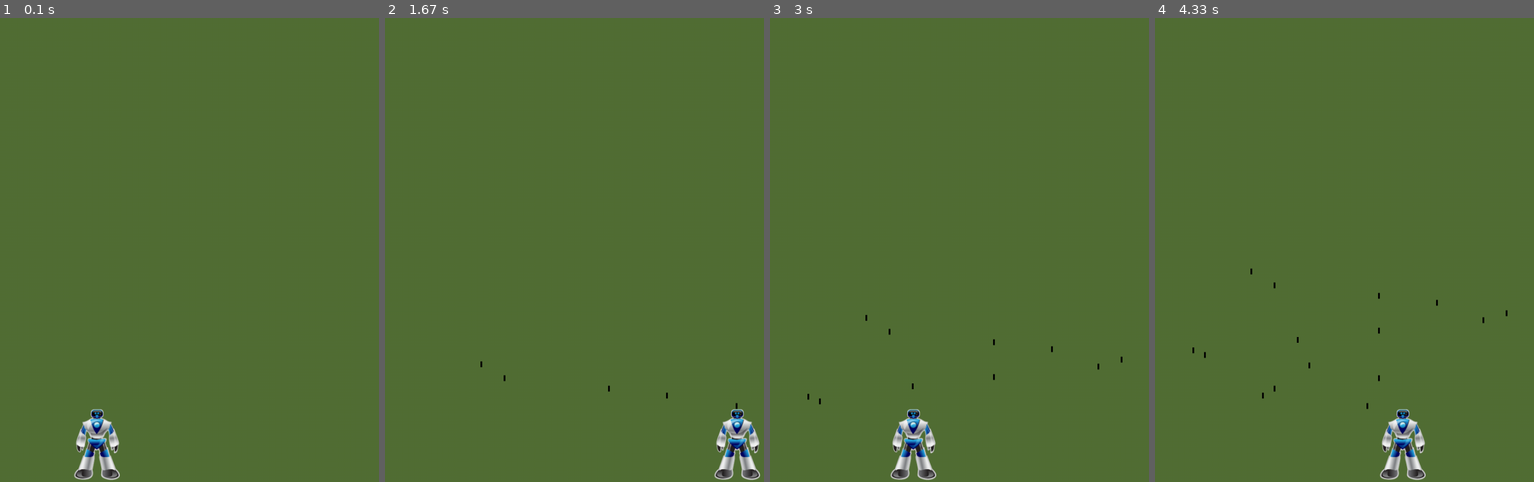
Above: before the commit, frames 1-4 (left to right).
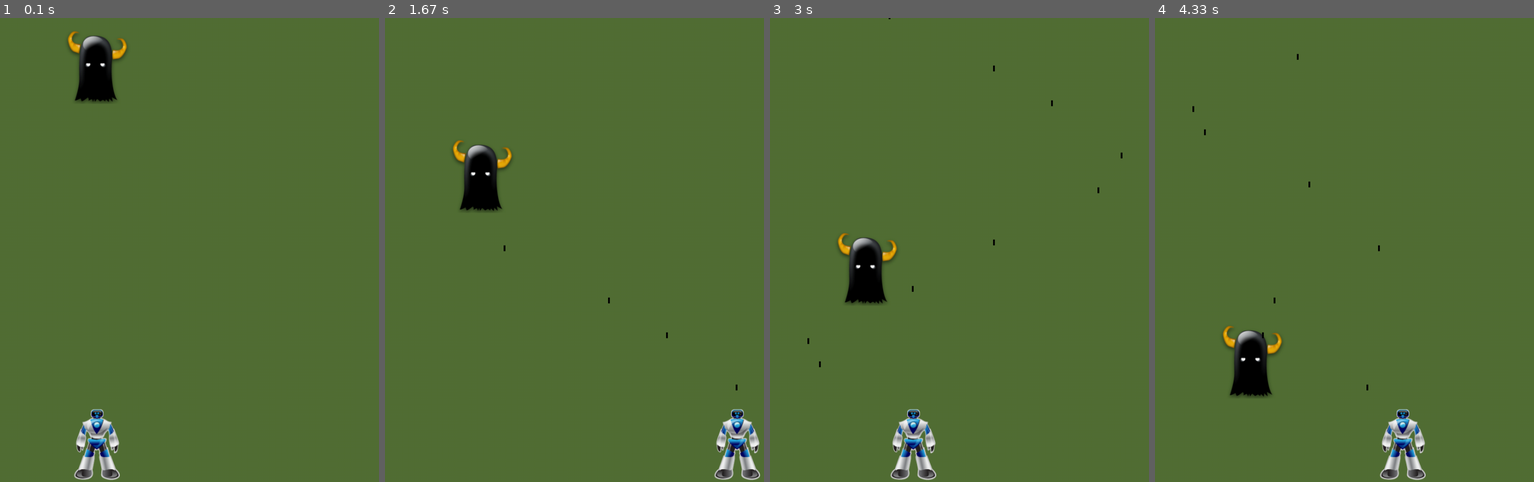
Above: after the commit, the same moments.

Repository: carrottop17/pygame-project
Game: pygame game, started from game.py
Two runs of this game, one before a commit and one after it. Both use one fixed random seed, a clock stepped at 60 frames per second and the inputs below.
Inputs:
- Up to frame 1 (0.1 s): no input
- Up to frame 2 (1.67 s): tap Space at 0.33, 0.73, 1.03, 1.23, 1.53 s; hold Right 0.67-1.13 s; hold Right 1.17-1.63 s
- Up to frame 3 (3 s): hold Left 1.67-2.2 s; tap Space at 1.73, 2.03, 2.3, 2.6, 2.73 s; hold Left 2.23-2.63 s; hold Right from 2.67 s (still down)
- Up to frame 4 (4.33 s): tap Space at 3.03, 3.4, 3.7, 3.9, 4.2 s; release Right at 3.3 s; hold Left 3.33-3.8 s; hold Right 3.83-4.3 s

The runs differ from the first frame. In frame 1, 1.5% of the frame differs, in the area x 17-34%, y 2-19%; in frame 2, 1.5%; in frame 3, 1.6%; in frame 4, 1.6%, in the area x 9-94%, y 7-85%.

Commit message:
added monster and make him down

Diff:
--- a/game.py
+++ b/game.py
@@ -1,5 +1,6 @@
 import pygame #the game
 from hero import Hero #bring in the hero class with all its methods
+from monster import Monster
 from settings import Settings
 import game_functions as gf
 from pygame.sprite import Group
@@ -12,13 +13,18 @@
 	screen = pygame.display.set_mode(game_settings.screen_size) # set the screen size with set_mode
 	pygame.display.set_caption("Monster Attack") #set the message on the status bar
 	hero = Hero(screen) #set a variable equal to the class and pass it the screen
+	monster = Monster(screen, game_settings)
 	bullets = Group() #set the bullets to group
 
 	while 1: #runt this loop forever
-		gf.check_events(hero, bullets, game_settings, screen) #call gf (aliased from game_functions module) and get the check_events method
+		gf.check_events(hero, bullets, game_settings, screen, monster) #call gf (aliased from game_functions module) and get the check_events method
 		hero.update() #update the hero flags
+		monster.update()
 		bullets.update() #call the update method in the while loop
-		gf.update_screen(game_settings, screen, hero, bullets) # call the update_screen method which updates updating the screen
+		gf.update_screen(game_settings, screen, hero, bullets, monster) # call the update_screen method which updates updating the screen
+		for bullet in bullets: #get rid of bullets that are off the screen
+			if bullet.rect.bottom <= 0: #bullet bottom is at the top of the screen
+				bullets.remove(bullet)
 
 
 run_game() #start the game
--- a/game_functions.py
+++ b/game_functions.py
@@ -3,7 +3,7 @@
 import pygame
 from bullets import Bullet # we don't care about the update or draw functions
 
-def check_events(hero, bullets, game_settings, screen):
+def check_events(hero, bullets, game_settings, screen, monster):
 	for event in pygame.event.get(): #run through all pygame events
 		if event.type == pygame.QUIT: #if the event is the quit event then quit
 			sys.exit() #quit
@@ -24,16 +24,17 @@
 				hero.moving_right = False
 			elif event.key == pygame.K_LEFT:
 				hero.moving_left = False
-			elif event.key == pygame.K_UP:
-				hero.moving_up = False
-			elif event.key == pygame.K_DOWN:
-				hero.moving_down = False
+			# elif event.key == pygame.K_UP:
+			# 	hero.moving_up = False
+			# elif event.key == pygame.K_DOWN:
+			# 	hero.moving_down = False
 
 
 #handle all the screen updates
-def update_screen(settings, screen, hero, bullets):
+def update_screen(settings, screen, hero, bullets, monster):
 	screen.fill(settings.bg_color)#fill the background with our green
 	hero.draw_me() #call the draw method and put the hero on the screen
+	monster.draw_me()
 	for bullet in bullets.sprites():
 		bullet.draw_bullet()
 	pygame.display.flip()
--- a/hero.py
+++ b/hero.py
@@ -11,23 +11,23 @@
 
 		self.rect.centerx = self.screen_rect.centerx #this will put the middle of the hero at the middle of the screen
 		self.rect.bottom = self.screen_rect.bottom #this will put our hero "bottom" at the bottom of the screen
-		#not self.rect.centery because we want the bottom on bottom, not the center
+		#not self.rect.center because we want the bottom on bottom, not the center
 
 		self.moving_right = False #setup movement booleans
 		self.moving_left = False
 		self.moving_up = False
 		self.moving_down = False
 
-		# Add update to the hero class to kep all the hero updates in the hero class
+		# Add update to the hero class to keep all the hero updates in the hero class
 	def update(self):
 		if self.moving_right and self.rect.right < self.screen_rect.right:
 			self.rect.centerx += 10 #Move the hero to the right
 		elif self.moving_left and self.rect.left > self.screen_rect.left:
 			self.rect.centerx -= 10 #Move the hero to the right
-		elif self.moving_up and self.rect.up > self.screen_rect.up:
-			self.rect.centerx += 10 #Move the hero to the right
-		elif self.moving_down and self.rect.down > self.screen_rect.down:
-			self.rect.centerx -= 10 #Move the hero to the right
+		# elif self.moving_up and self.rect.up > self.screen_rect.up:
+		# 	self.rect.centerx += 10 #Move the hero to the right
+		# elif self.moving_down and self.rect.down > self.screen_rect.down:
+		# 	self.rect.centerx -= 10 #Move the hero to the right
 
 	def draw_me(self):
 		self.screen.blit(self.image, self.rect)#draw the surface, the image, the where
--- /dev/null
+++ b/monster.py
@@ -0,0 +1,40 @@
+import pygame
+
+class Monster(object):
+	def __init__(self, screen, game_settings):
+		self.screen = screen #give the hero the ability to control the screen
+
+		# Load the hero image, get its rect
+		self.image = pygame.image.load('images/monster.png')
+		self.rect = self.image.get_rect() #pygame makes gives us get_rect on any object so we can get
+		self.screen_rect = screen.get_rect() # assign a var so the hero class knows how big
+
+		self.rect.centerx = self.screen_rect.centerx #this will put the middle of the hero at the middle of the screen
+		self.rect.top = self.screen_rect.top #this will put our hero "bottom" at the bottom of the screen
+		#not self.rect.centery because we want the bottom on bottom, not the center
+
+		# self.moving_right = False #setup movement booleans
+		# self.moving_left = False
+		# self.moving_up = False
+		# self.moving_down = False
+
+		self.y = self.rect.y
+		self.speed = game_settings.monster_speed
+
+		# Add update to the hero class to kep all the hero updates in the hero class
+	def update(self):
+		# if self.moving_right and self.rect.right < self.screen_rect.right:
+		# 	self.rect.centerx += 10 #Move the hero to the right
+		# elif self.moving_left and self.rect.left > self.screen_rect.left:
+		# 	self.rect.centerx -= 10 #Move the hero to the left
+		# if self.moving_up and self.rect.up > self.screen_rect.up:
+		# 	self.rect.centerx += 10 #Move the hero to the right
+		# elif self.moving_down and self.rect.down > self.screen_rect.down:
+		# 	self.rect.centerx -= 10 #Move the hero to the right
+
+		self.y += self.speed #change the y each time update is run, by monster speed
+		self.rect.y = self.y #update rect position
+
+
+	def draw_me(self):
+		self.screen.blit(self.image, self.rect)#draw the surface, the image, the where
--- a/settings.py
+++ b/settings.py
@@ -3,7 +3,8 @@
 	def __init__(self):
 		self.bg_color = (82,111,53) #green grass color
 		self.screen_size = (1000,800)
-		self.bullet_speed = 1
+		self.bullet_speed = 5
 		self.bullet_width = 3
 		self.bullet_height = 10
 		self.bullet_color = 0,0,0
+		self.monster_speed = 2
Binary file added: images/monster.png
Not shown, changed: game_functions.pyc
Not shown, changed: hero.pyc
Not shown, added: monster.pyc
Not shown, changed: settings.pyc
